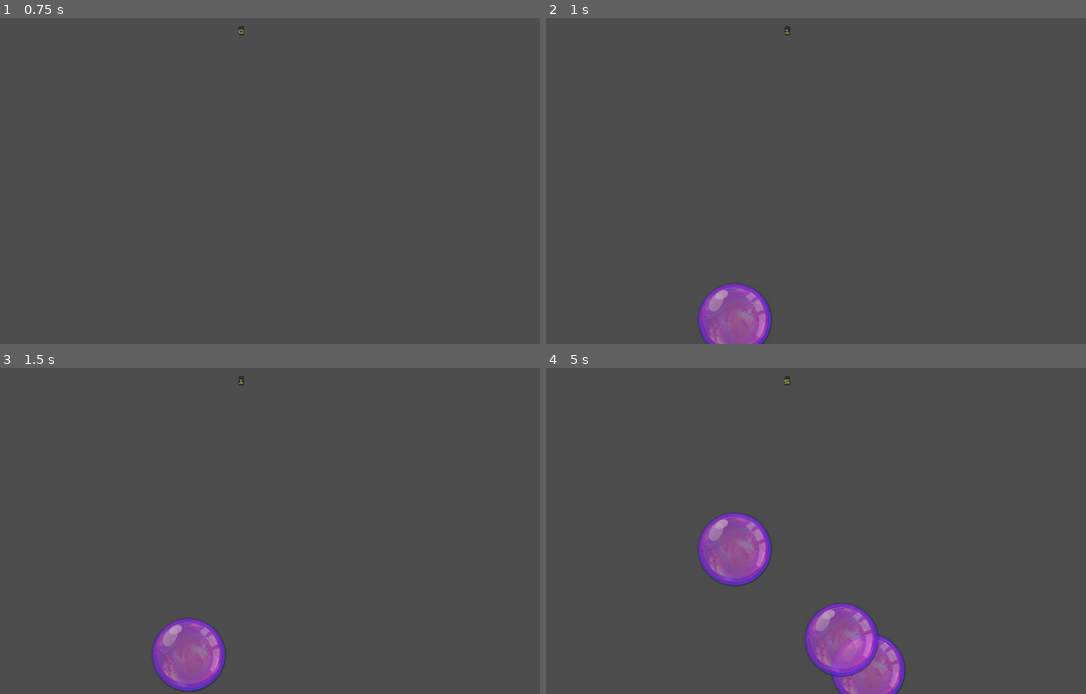
Above: before the commit, frames 1-4 (two rows, left to right).
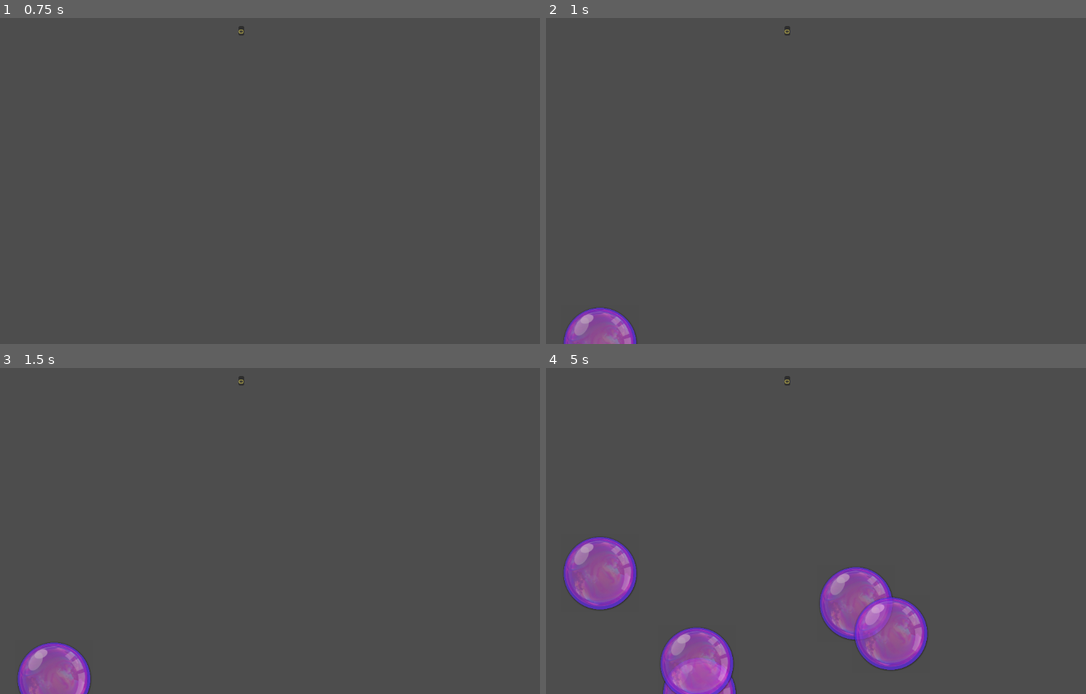
Above: after the commit, the same moments.

Repository: PatOConnor/bubble-pop
Game: Godot game, scene res://Main/Main.tscn
The game is run twice, just before and just after one commit, with the same random seed, the same clock (stepped at 60 frames per second) and the same inputs.
Inputs (mouse positions are in pixels of both pictures, inside the frame that each line leads up to):
- Up to frame 1 (0.75 s): tap Enter at 0.5 s; move the mouse to (378, 164) at 0.52 s; click (378, 164) at 0.67 s
- Up to frame 2 (1 s): no input
- Up to frame 3 (1.5 s): move the mouse to (135, 547) at 1.27 s; click (135, 547) at 1.42 s
- Up to frame 4 (5 s): move the mouse to (853, 459) at 2.02 s; click (853, 459) at 2.17 s; move the mouse to (767, 596) at 2.77 s; click (767, 596) at 2.92 s; move the mouse to (967, 579) at 3.52 s; click (967, 579) at 3.67 s; move the mouse to (621, 482) at 4.27 s; click (621, 482) at 4.42 s

Frame 1 is identical in both runs. In frame 2, 3.3% of the frame differs, in the area x 3-46%, y 3-100%; in frame 3, 4.2%; in frame 4, 13%, in the area x 3-71%, y 3-100%.

Commit message:
made bubbles pop

Diff:
--- a/Code/Bubble/Bubble.gd
+++ b/Code/Bubble/Bubble.gd
@@ -1,10 +1,11 @@
-extends Node2D
+extends Area2D
 class_name Bubble
 
+@export var main:Main #this gets set when it gets spawned
 @export var speed:int = 60 #pixels per second
 
 func _ready() -> void:
-	pass # Replace with function body.
+	input_event.connect(on_clicked)
 
 # Called every frame. 'delta' is the elapsed time since the previous frame.
 func _process(delta: float) -> void:
@@ -12,8 +13,15 @@
 	if position.y < 0:
 		pop()
 
-func onclick():pass
+func on_clicked(viewport, event, shape):
+	if event is InputEventMouseButton:
+		if event.button_index == MOUSE_BUTTON_LEFT:
+			if event.pressed:
+				main.ui.update_score(1)
+				pop()
 
 func pop():
-	#play sfx
+	main.audio.position = position
+	main.audio.pitch_scale = randf_range(0.8,1.2)
+	main.audio.play()
 	queue_free()
--- a/Code/Bubble/Bubble.tscn
+++ b/Code/Bubble/Bubble.tscn
@@ -6,7 +6,7 @@
 [sub_resource type="CircleShape2D" id="CircleShape2D_u2e7o"]
 radius = 73.00685
 
-[node name="Bubble" type="Node2D" unique_id=513751319]
+[node name="Bubble" type="Area2D" unique_id=784146755]
 script = ExtResource("1_sc4i0")
 
 [node name="Sprite2D" type="Sprite2D" parent="." unique_id=587010449]
--- a/Code/Main/Main.gd
+++ b/Code/Main/Main.gd
@@ -2,8 +2,8 @@
 class_name Main
 @onready var timer: Timer = $Timer
 @onready var ui: UI = $UI
+@onready var audio: AudioStreamPlayer2D = $Audio
 
-var starting_y = 600
 
 const BUBBLE = preload("uid://lxljfgfynsd")
 
@@ -12,11 +12,8 @@
 	timer.timeout.connect(spawn_bubble)
 
 func spawn_bubble():
-	var x_pos = randi() % 1920 #random x position
-	var y_pos = starting_y
 	var new_bubble:Bubble = BUBBLE.instantiate()
-	new_bubble.position.x = x_pos
-	new_bubble.position.y = y_pos
+	new_bubble.main = self
+	new_bubble.position.x = randi_range(0,get_viewport().size.x)
+	new_bubble.position.y = get_viewport().size.y
 	add_child(new_bubble)
-
-	ui.update_score(1)
--- a/Code/Main/Main.tscn
+++ b/Code/Main/Main.tscn
@@ -2,6 +2,7 @@
 
 [ext_resource type="Script" uid="uid://cycaas4liprst" path="res://Main/Main.gd" id="1_lxy7q"]
 [ext_resource type="PackedScene" uid="uid://c6em00cllt1er" path="res://UI/UI.tscn" id="3_amygn"]
+[ext_resource type="AudioStream" uid="uid://wuqj4bg6x5bf" path="res://Sfx/pop_00.wav" id="3_ps1la"]
 
 [node name="Main" type="Node" unique_id=1525632278]
 script = ExtResource("1_lxy7q")
@@ -14,3 +15,6 @@
 offset_top = 16.0
 offset_right = -516.0
 offset_bottom = -472.0
+
+[node name="Audio" type="AudioStreamPlayer2D" parent="." unique_id=2044920639]
+stream = ExtResource("3_ps1la")
--- a/Code/UI/UI.gd
+++ b/Code/UI/UI.gd
@@ -3,6 +3,7 @@
 
 var score:int = 0
 @onready var score_ui: Label = $ScoreUI
+@onready var audio: AudioStreamPlayer2D = $"../Audio"
 
 func _ready():
 	update_score(0)
